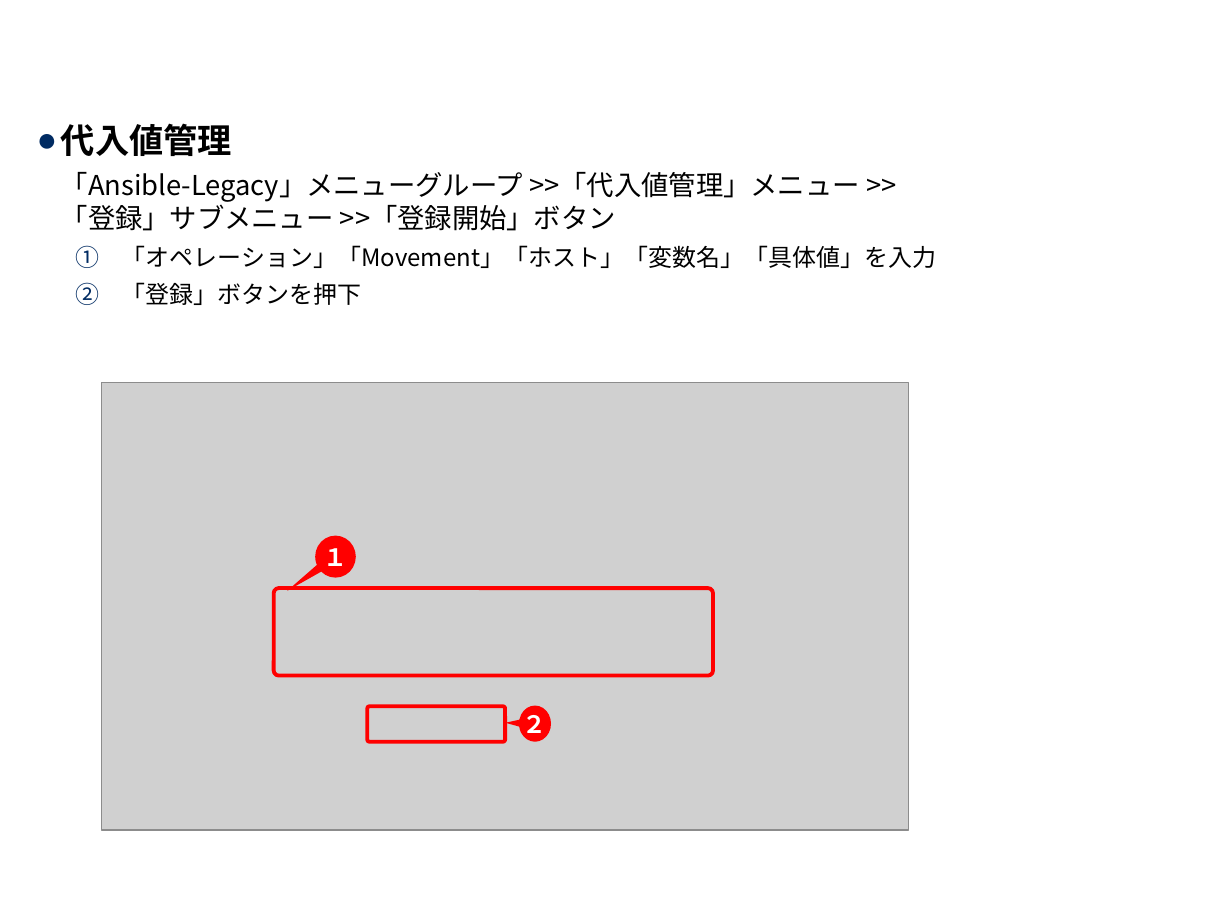
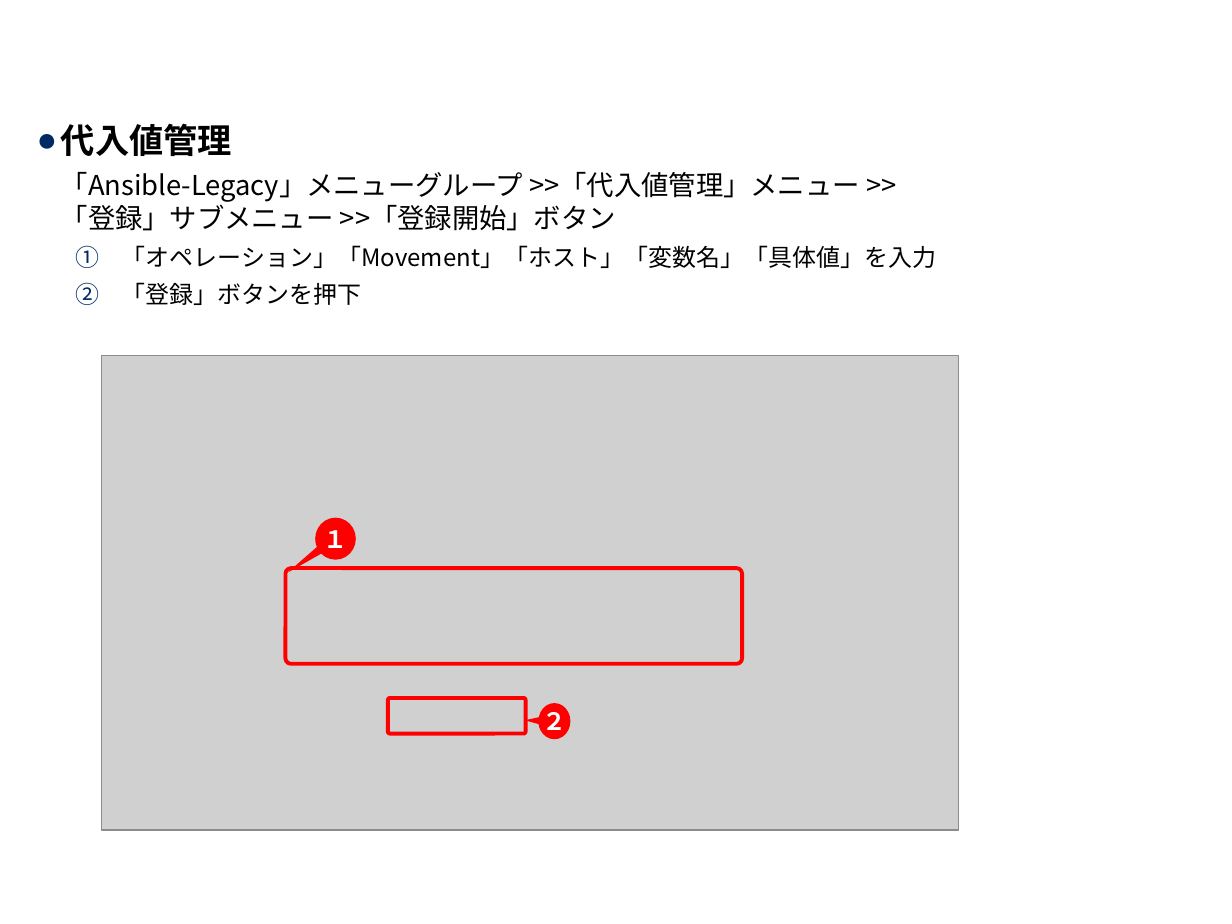
Before and after one commit to exastro-suite/it-automation-docs, a slide deck: slide 20 of asset/Learn_ja/ITA-Conductor_practice_ja.pptx. Drawn at 1232x924 pixels with LibreOffice and Linux fonts; fonts in the diff are those of the drawing; grey boxes stand for pictures; background and template pictures are left out. Boxes give left, top, right and bottom in pixels: in the first picture for what was removed or moved away, otherwise in the second. Text is boxed around its words. In the diff, an @@ line names an element or a change of style, - is before the commit and + after.

```diff
--- a/asset/Learn_ja/ITA-Conductor_practice_ja.pptx
+++ b/asset/Learn_ja/ITA-Conductor_practice_ja.pptx
@@ picture: place and size @@
-picture at <box>102,383,909,830</box>
+picture at <box>102,355,958,829</box>
@@ speech bubble "１": place and size @@
-speech bubble "１" at <box>315,536,356,578</box>
+speech bubble "１" at <box>315,517,356,559</box>
@@ rounded rectangle: place and size @@
-rounded rectangle at <box>274,588,713,675</box>
+rounded rectangle at <box>286,568,743,664</box>
@@ rounded rectangle: place and size @@
-rounded rectangle at <box>367,706,505,742</box>
+rounded rectangle at <box>388,699,526,734</box>
@@ speech bubble "２": place and size @@
-speech bubble "２" at <box>519,706,551,742</box>
+speech bubble "２" at <box>538,703,570,739</box>
```
Also in this commit, not shown: 15 other slides changed, 1 other file.
